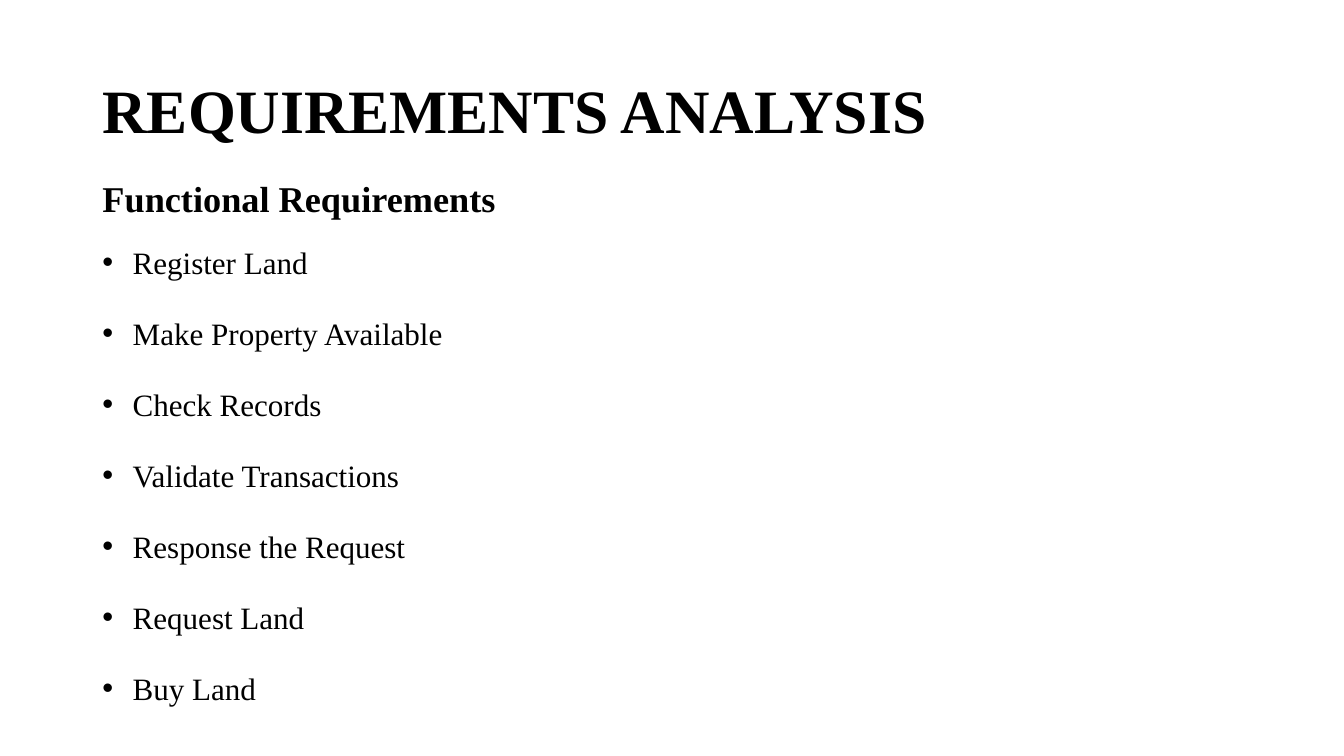
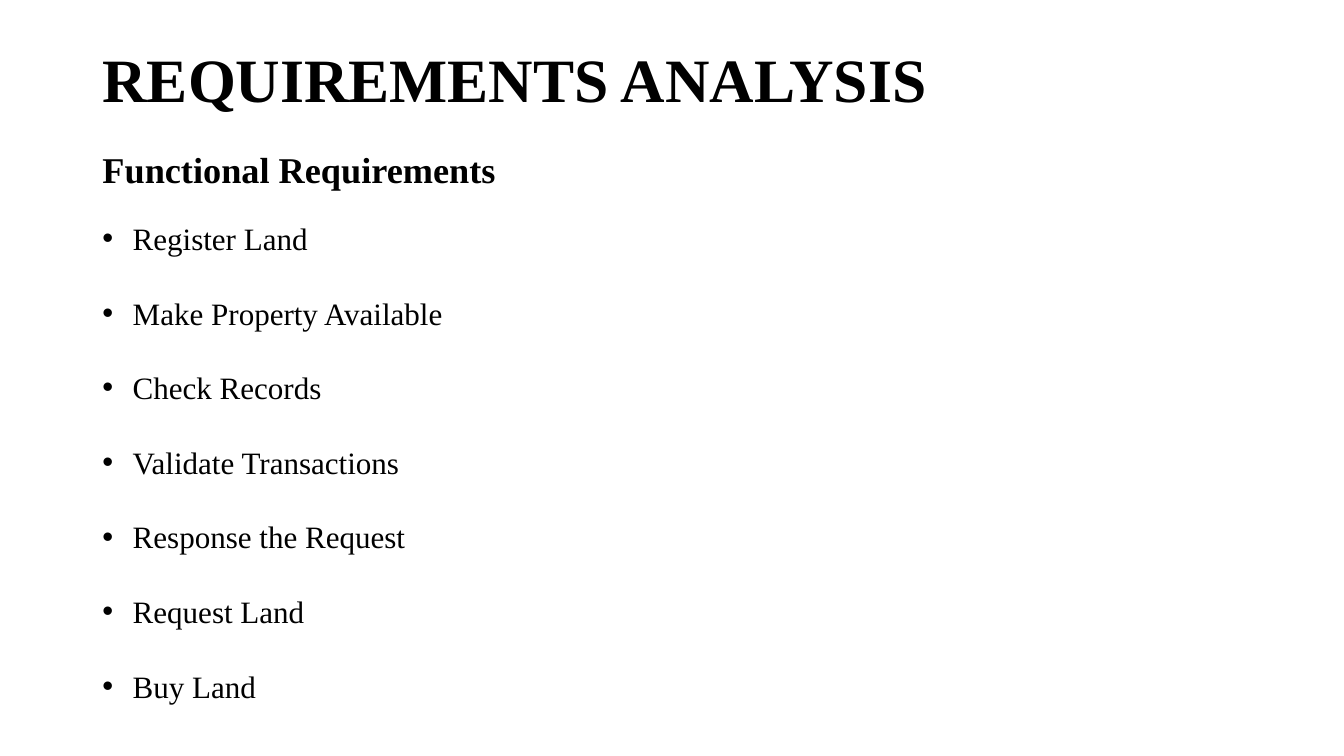
Before and after one commit to sujanW0W/MajorProject, a slide deck: slide 5 of Blockchain.pptx. Drawn at 1344x756 pixels with LibreOffice and Linux fonts; fonts in the diff are those of the drawing. Boxes give left, top, right and bottom in pixels: in the first picture for what was removed or moved away, otherwise in the second. Text is boxed around its words. In the diff, an @@ line names an element or a change of style, - is before the commit and + after.

```diff
--- a/Blockchain.pptx
+++ b/Blockchain.pptx
@@ title "REQUIREMENTS ANALYSIS" moved from (x1=102, y1=92, x2=927, y2=143) to (x1=102, y1=61, x2=927, y2=112) @@
@@ text "Functional Requirements" moved from (x1=102, y1=186, x2=496, y2=705) to (x1=102, y1=157, x2=496, y2=704) @@
@@ text "Functional Requirements" at (x1=102, y1=157, x2=496, y2=704): line spacing 0.7 to 0.8; line spacing 1.3 to 1.4 @@
```
Also in this commit, not shown: 9 other slides changed, 4 slides added, 1 slide removed, 5 other files.
